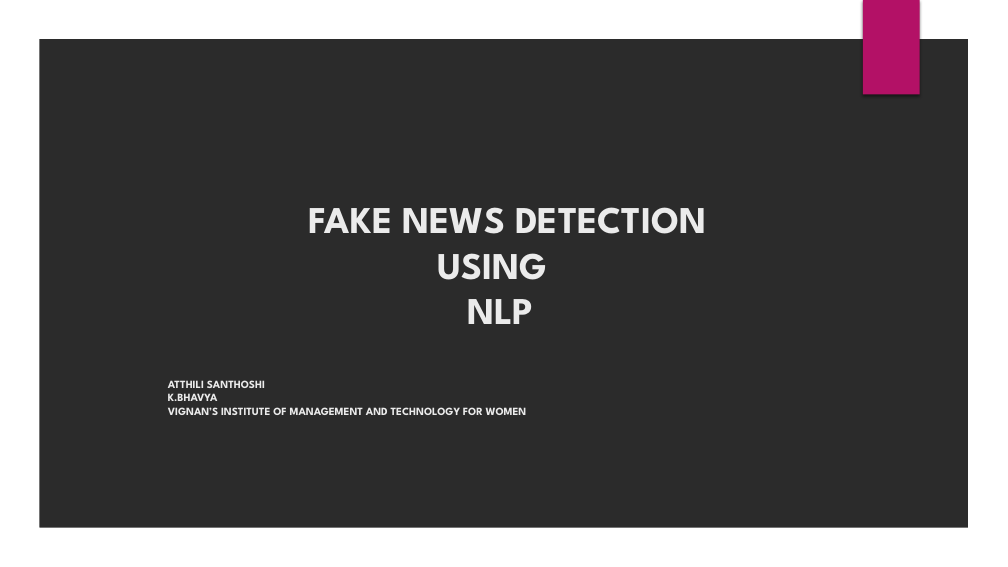
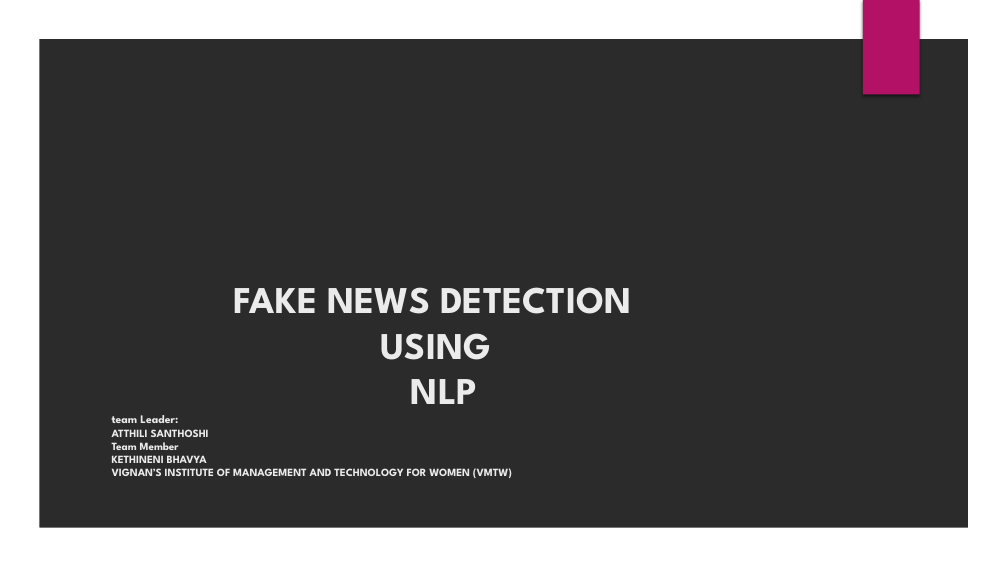
Before and after one commit to atthiliatthili/Fake-News-detection, a slide deck: slide 1 of FAKE NEWS DETECTION USING NLP PPT FF.pptx. Drawn at 1008x567 pixels with LibreOffice and Linux fonts; fonts in the diff are those of the drawing; background and template pictures are left out; a plain dark background stands for a picture behind light text. Boxes give left, top, right and bottom in pixels: in the first picture for what was removed or moved away, otherwise in the second. Text is boxed around its words. In the diff, an @@ line names an element or a change of style, - is before the commit and + after.

```diff
--- a/FAKE NEWS DETECTION USING NLP PPT FF.pptx
+++ b/FAKE NEWS DETECTION USING NLP PPT FF.pptx
@@ title at <box>112,287,631,478</box>: text changed @@
-FAKE NEWS DETECTION
-USING
-NLP
-ATTHILI SANTHOSHI
-K.BHAVYA
-VIGNAN’S INSTITUTE OF MANAGEMENT AND TECHNOLOGY FOR WOMEN
+FAKE NEWS DETECTION
+USING
+NLP
+team Leader:
+ATTHILI SANTHOSHI
+Team Member
+KETHINENI BHAVYA
+VIGNAN’S INSTITUTE OF MANAGEMENT AND TECHNOLOGY FOR WOMEN (VMTW)
```
Also in this commit, not shown: 1 other slide changed, 2 slides added.
